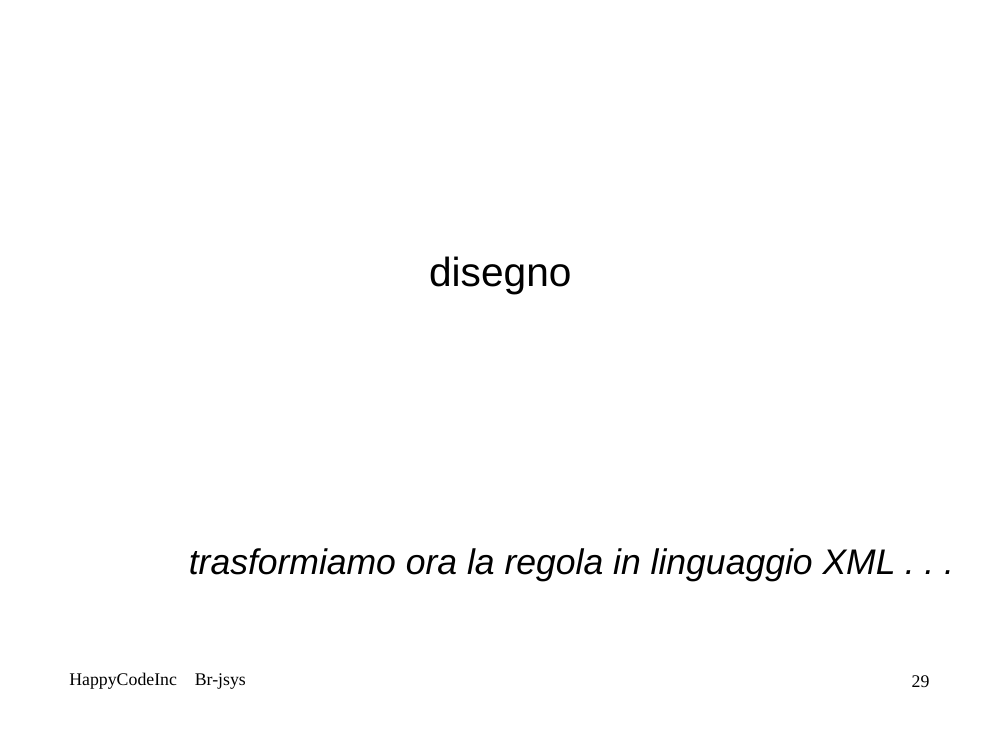
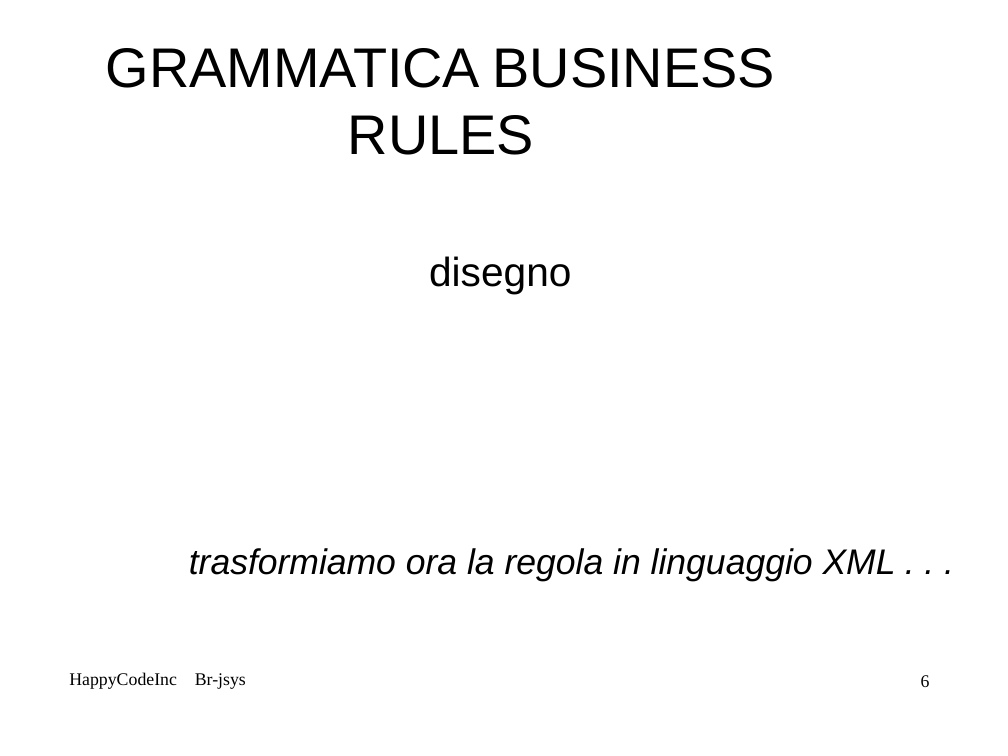
Before and after one commit to mbortola/br-jsys, a slide deck: slide 6 of trunk/RPD-presentation/Alessia-RPD.odp (slide 29 before the commit). Drawn at 1008x756 pixels with LibreOffice and Linux fonts; fonts in the diff are those of the drawing; background and template pictures are left out. Boxes give left, top, right and bottom in pixels: in the first picture for what was removed or moved away, otherwise in the second. Text is boxed around its words. In the diff, an @@ line names an element or a change of style, - is before the commit and + after.

```diff
--- a/trunk/RPD-presentation/Alessia-RPD.odp
+++ b/trunk/RPD-presentation/Alessia-RPD.odp
@@ title added at (106, 48, 775, 155), 44 pt, text #000000 @@
+GRAMMATICA BUSINESS RULES
@@ page number at (921, 675, 930, 687): text changed @@
-29
+6
```
Also in this commit, not shown: 2 other slides changed, 38 slides removed.
